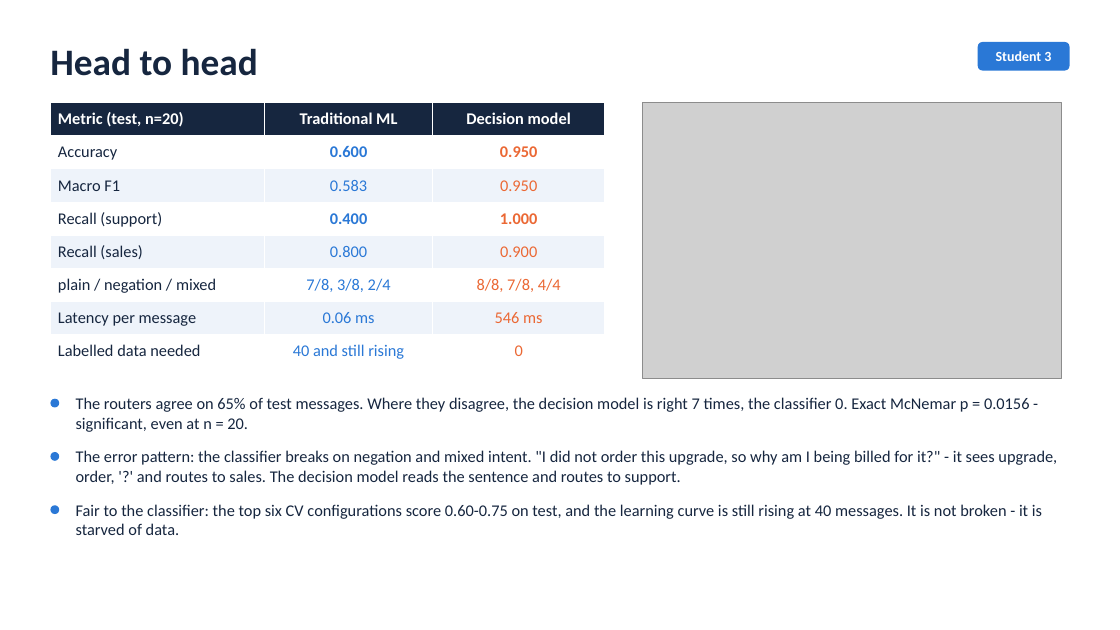
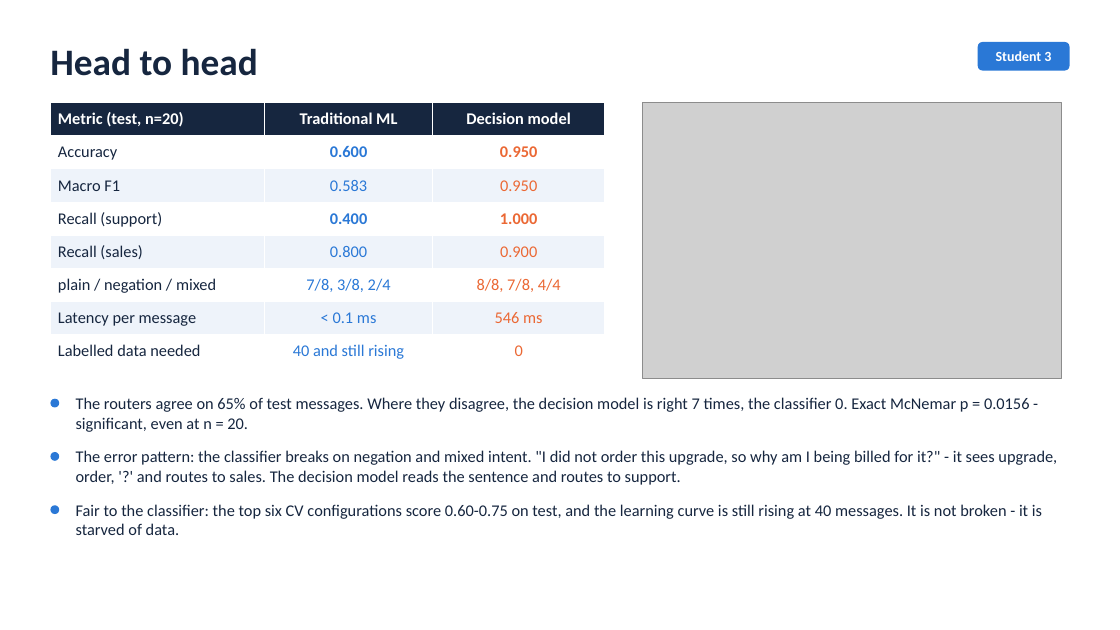
Before and after one commit to Mustafa-elsherif/kio-intent-router, a slide deck: slide 9 of KIO_Routing_Presentation.pptx. Drawn at 1120x630 pixels with LibreOffice and Linux fonts; fonts in the diff are those of the drawing; grey boxes stand for pictures. Boxes give left, top, right and bottom in pixels: in the first picture for what was removed or moved away, otherwise in the second. Text is boxed around its words. In the diff, an @@ line names an element or a change of style, - is before the commit and + after.

```diff
--- a/KIO_Routing_Presentation.pptx
+++ b/KIO_Routing_Presentation.pptx
@@ table at (50,103,605,368) @@
-row 7, column 2: 0.06 ms
+row 7, column 2: < 0.1 ms
```
Also in this commit, not shown: 1 other slide changed, 8 other files.
